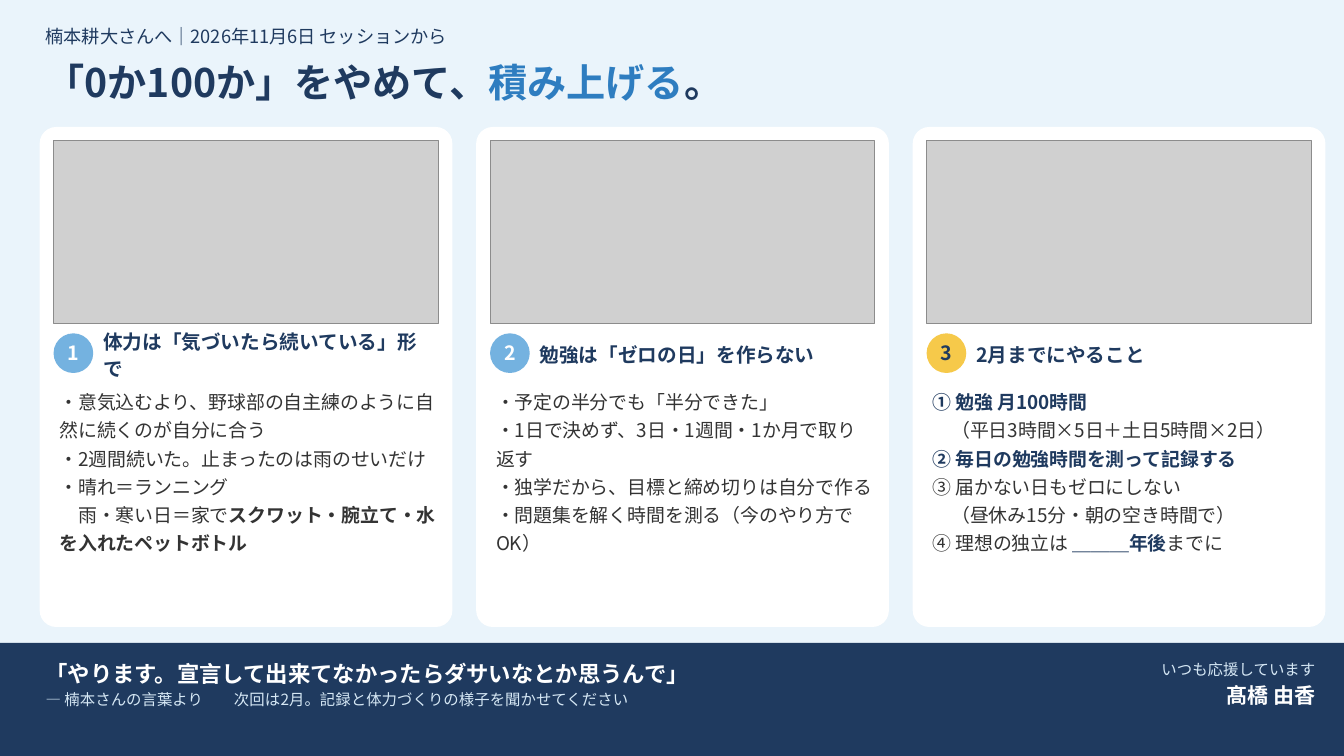
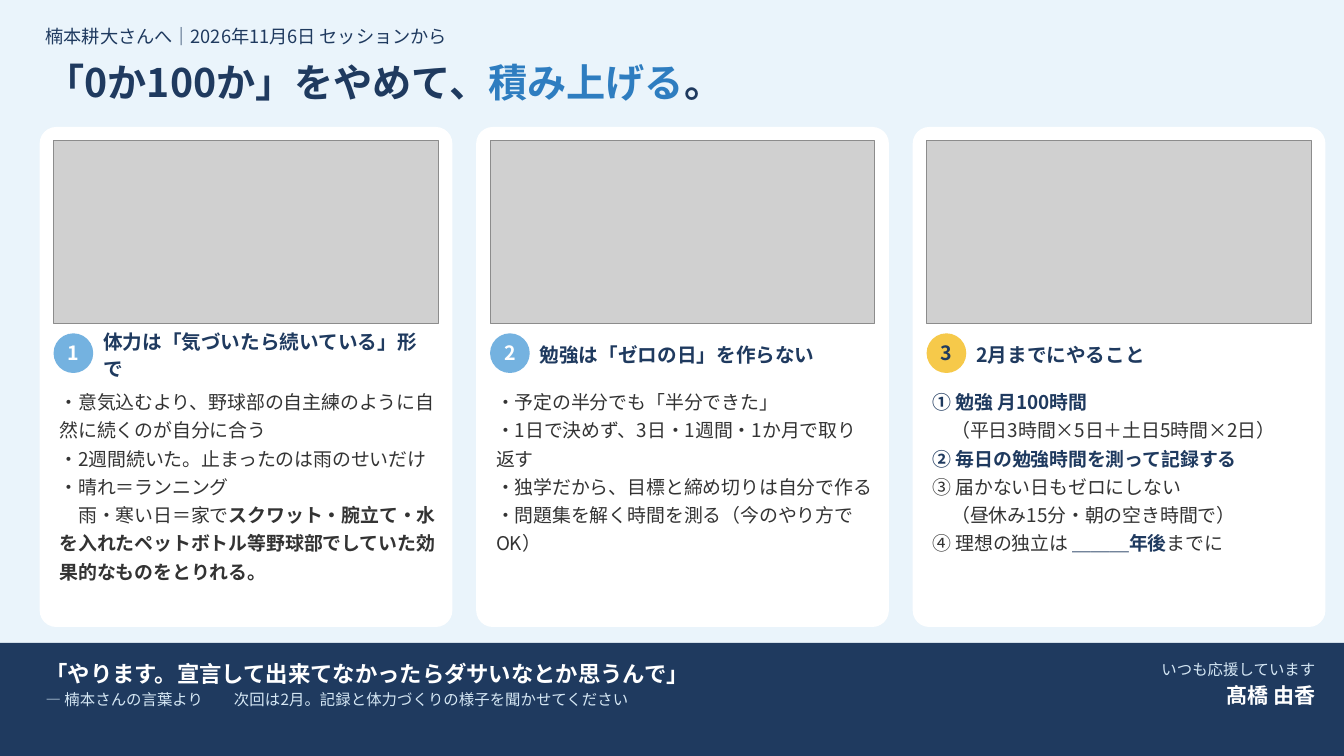
Before and after one commit to y-takahashi-cmd/MyBrain, a slide deck: slide 1 of 20_Projects/企業のオンライン保健室/顧客/杉山耕一税理士事務所/01_メンバーカルテ/楠本耕大_本人用まとめ_20261106.pptx. Drawn at 1344x756 pixels with LibreOffice and Linux fonts; fonts in the diff are those of the drawing; grey boxes stand for pictures. Boxes give left, top, right and bottom in pixels: in the first picture for what was removed or moved away, otherwise in the second. Text is boxed around its words. In the diff, an @@ line names an element or a change of style, - is before the commit and + after.

```diff
--- a/20_Projects/企業のオンライン保健室/顧客/杉山耕一税理士事務所/01_メンバーカルテ/楠本耕大_本人用まとめ_20261106.pptx
+++ b/20_Projects/企業のオンライン保健室/顧客/杉山耕一税理士事務所/01_メンバーカルテ/楠本耕大_本人用まとめ_20261106.pptx
@@ text at box(59, 478, 435, 581): text changed @@
-・晴れ＝ランニング
-雨・寒い日＝家でスクワット・腕立て・水を入れたペットボトル
+・晴れ＝ランニング
+雨・寒い日＝家でスクワット・腕立て・水を入れたペットボトル等野球部でしていた効果的なものをとりれる。
```
Also in this commit, not shown: 1 other file.
